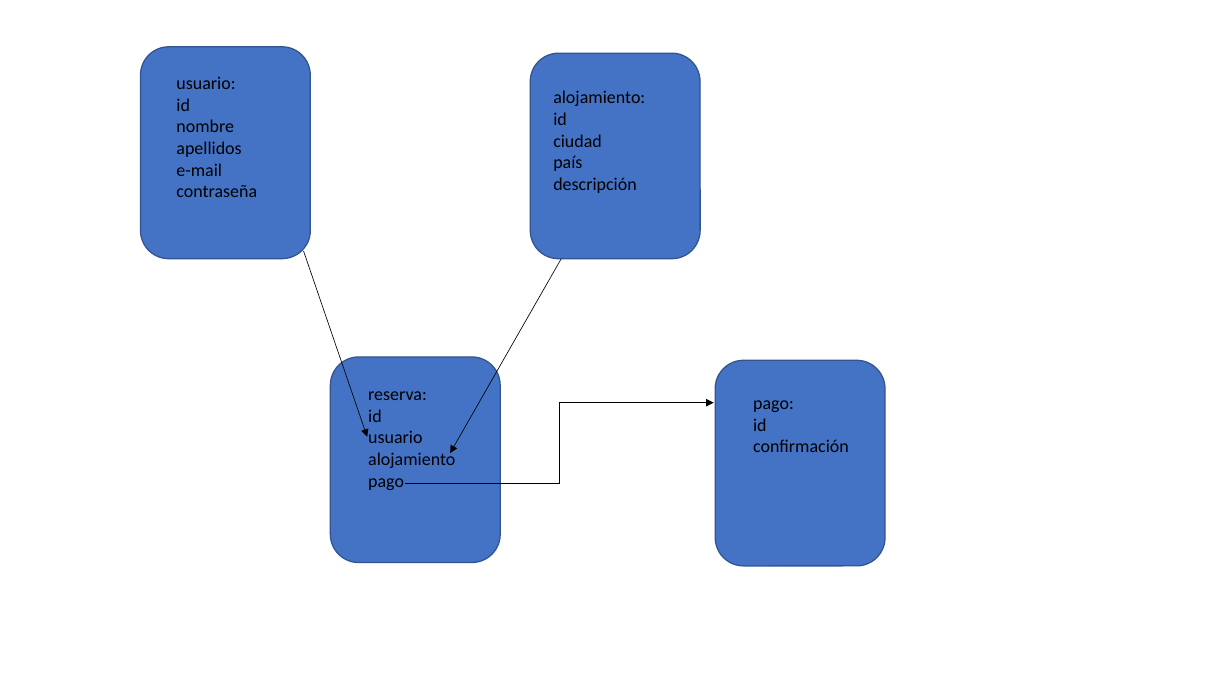
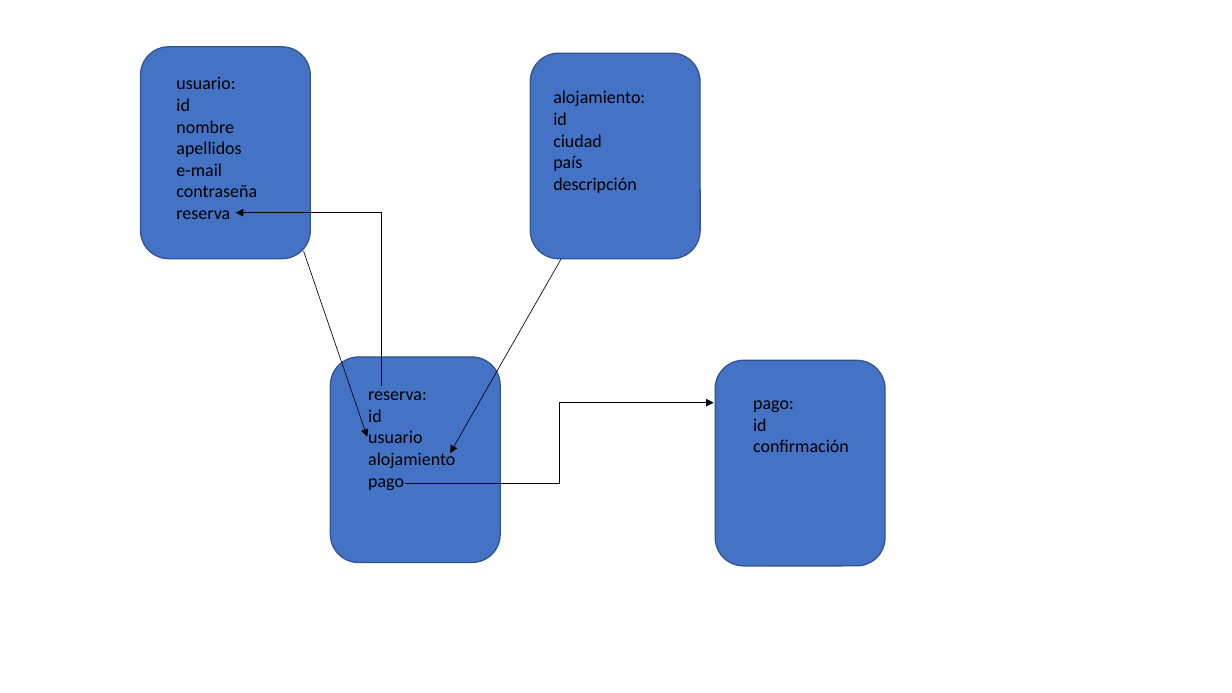
Before and after one commit to Kmilo2002/CA-Proyect3-4-TR4VELER.com-App, a slide deck: slide 1 of Objetos.pptx. Drawn at 1232x693 pixels with LibreOffice and Linux fonts; fonts in the diff are those of the drawing. Boxes give left, top, right and bottom in pixels: in the first picture for what was removed or moved away, otherwise in the second. Text is boxed around its words. In the diff, an @@ line names an element or a change of style, - is before the commit and + after.

```diff
--- a/Objetos.pptx
+++ b/Objetos.pptx
@@ text at bbox=[176, 210, 230, 219]: paragraph added @@
+reserva
@@ elbow arrow added from (381, 386) to (236, 213), #000000 0.5 pt @@
```
Also in this commit, not shown: 8 other files.
